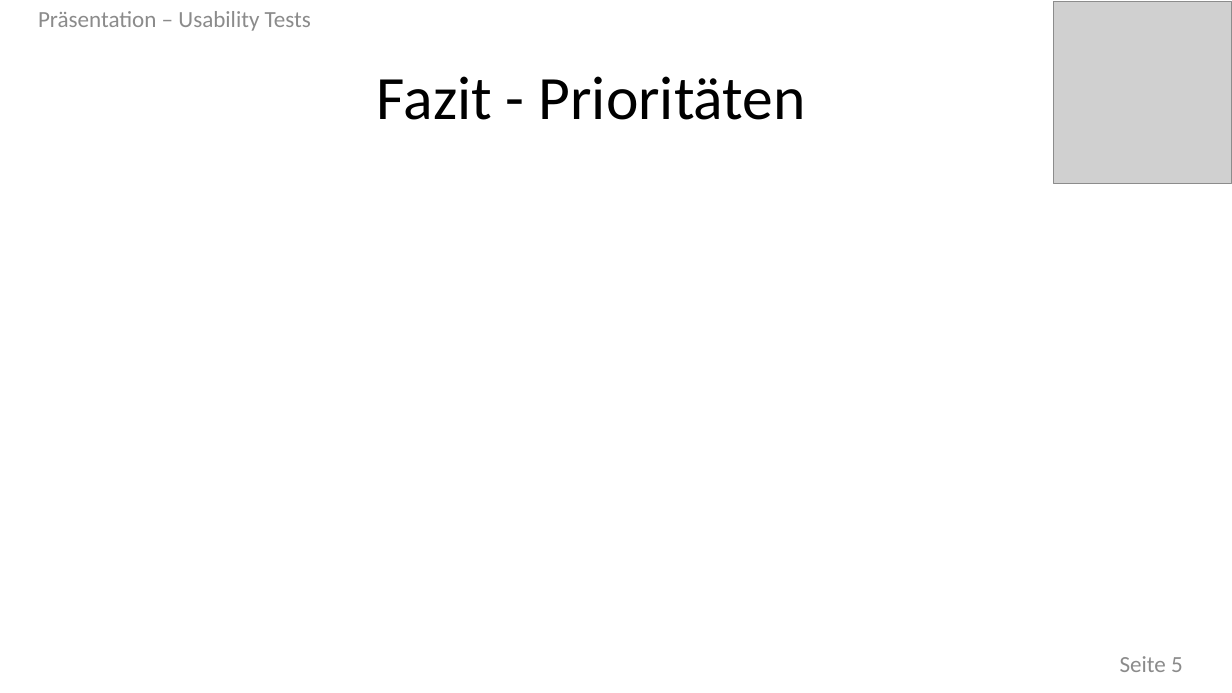
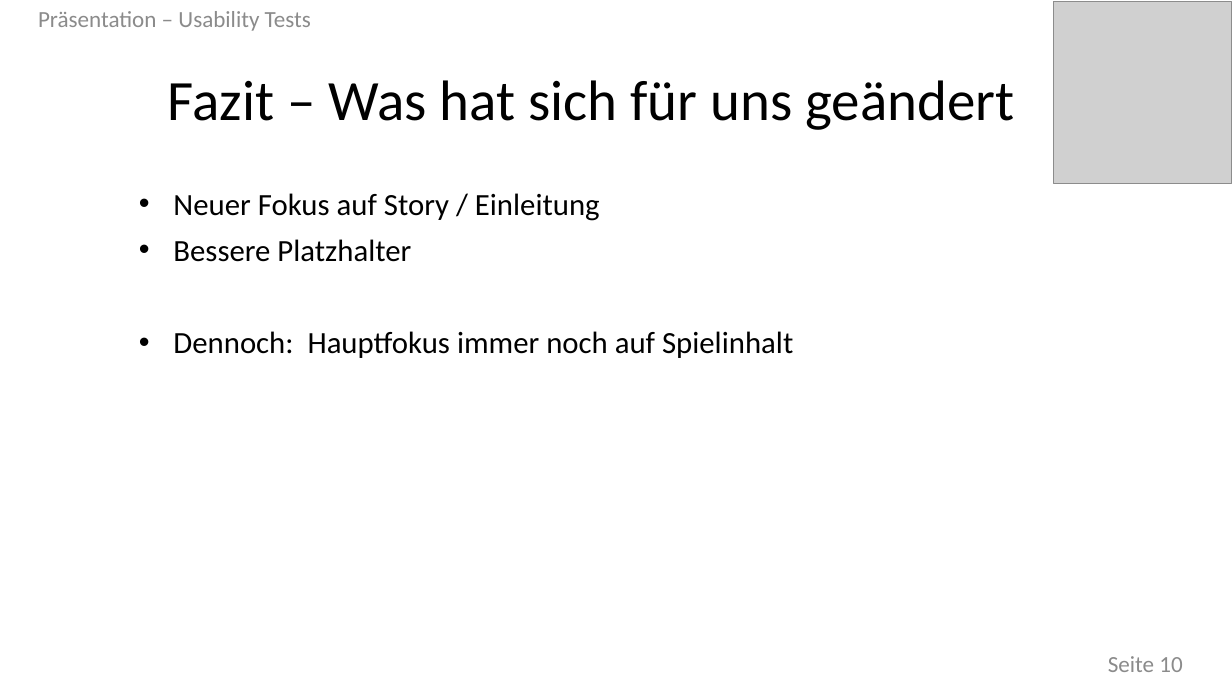
Before and after one commit to joeftiger/PSE-Bee-Game, a slide deck: slide 10 of Presentation - Usability Tests.pptx (slide 5 before the commit). Drawn at 1232x693 pixels with LibreOffice and Linux fonts; fonts in the diff are those of the drawing; grey boxes stand for pictures. Boxes give left, top, right and bottom in pixels: in the first picture for what was removed or moved away, otherwise in the second. Text is boxed around its words. In the diff, an @@ line names an element or a change of style, - is before the commit and + after.

```diff
--- a/Presentation - Usability Tests.pptx
+++ b/Presentation - Usability Tests.pptx
@@ text at <box>168,80,1014,130</box>: text changed; size 48 to 44.4 pt @@
-Fazit - Prioritäten
+Fazit – Was hat sich für uns geändert
@@ text added at <box>173,193,793,358</box>, 24 pt, text #000000 @@
+• Neuer Fokus auf Story / Einleitung
+• Bessere Platzhalter
+• Dennoch: Hauptfokus immer noch auf Spielinhalt
@@ page number at <box>1108,656,1182,672</box>: text changed @@
-Seite 5
+Seite 10
```
Also in this commit, not shown: 3 other slides changed, 5 slides added, 1 slide removed.
